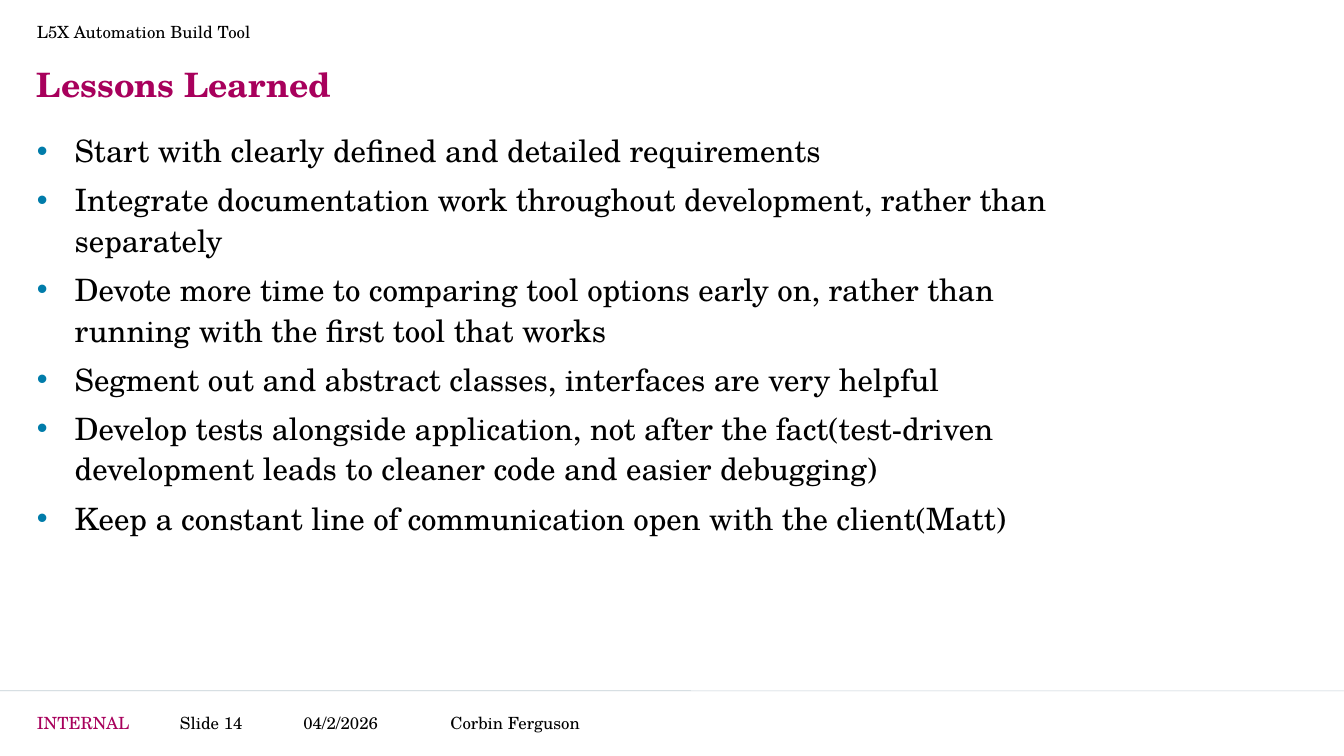
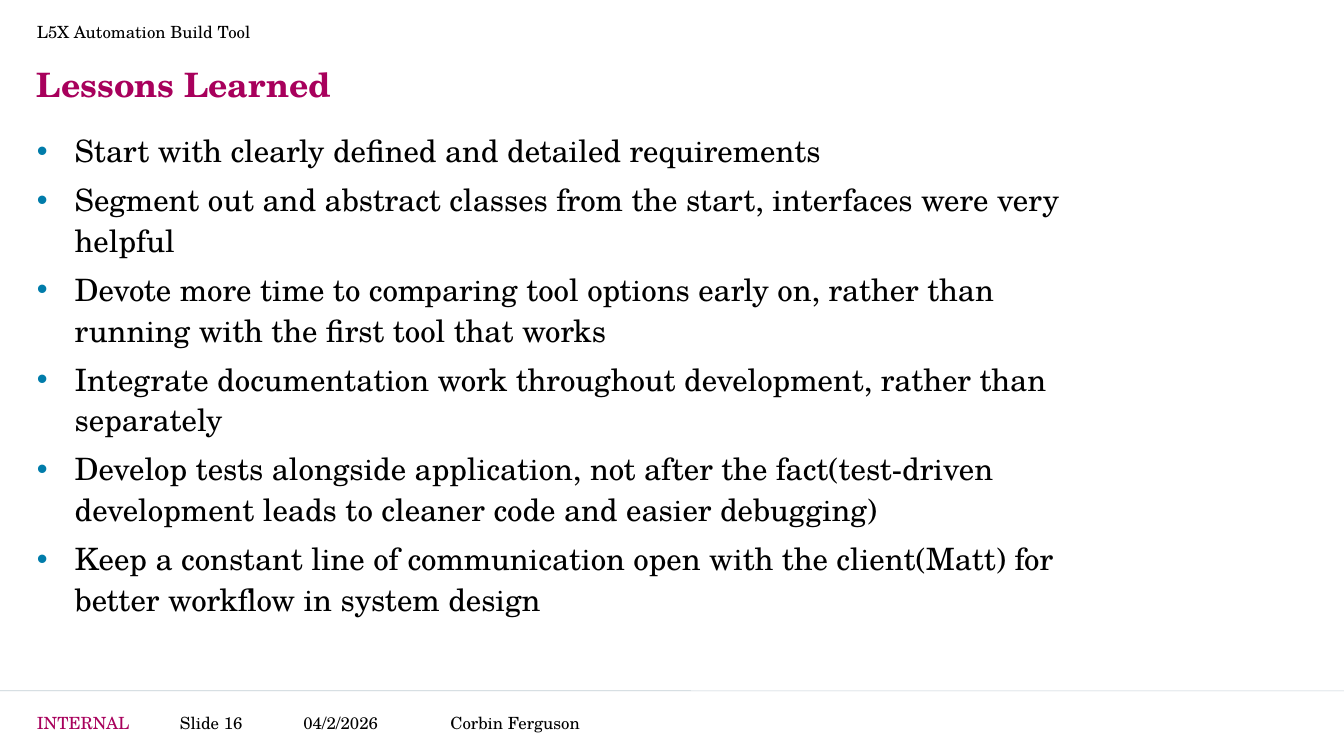
Before and after one commit to CorbinFerguson/ThesisBuildTool, a slide deck: slide 16 of Thesis Writing Documents/Project Development.pptx (slide 14 before the commit). Drawn at 1344x756 pixels with LibreOffice and Linux fonts; fonts in the diff are those of the drawing; background and template pictures are left out. Boxes give left, top, right and bottom in pixels: in the first picture for what was removed or moved away, otherwise in the second. Text is boxed around its words. In the diff, an @@ line names an element or a change of style, - is before the commit and + after.

Commit message:
Class diagrams and slides

```diff
--- a/Thesis Writing Documents/Project Development.pptx
+++ b/Thesis Writing Documents/Project Development.pptx
@@ text at bbox=[75, 188, 1059, 349]: paragraphs added @@
+• Segment out and abstract classes from the start, interfaces were very helpful
+• Devote more time to comparing tool options early on, rather than running with the first tool that works
@@ text at bbox=[75, 278, 993, 398]: paragraphs removed @@
-• Devote more time to comparing tool options early on, rather than running with the first tool that works
-• Segment out and abstract classes, interfaces are very helpful
@@ text at bbox=[75, 547, 1054, 618]: text changed @@
-• Keep a constant line of communication open with the client(Matt)
+• Keep a constant line of communication open with the client(Matt) for better workflow in system design
@@ page number at bbox=[180, 716, 243, 730]: text changed @@
-Slide 14
+Slide 16
```
Also in this commit, not shown: 8 other slides changed, 4 slides added, 6 other files.
